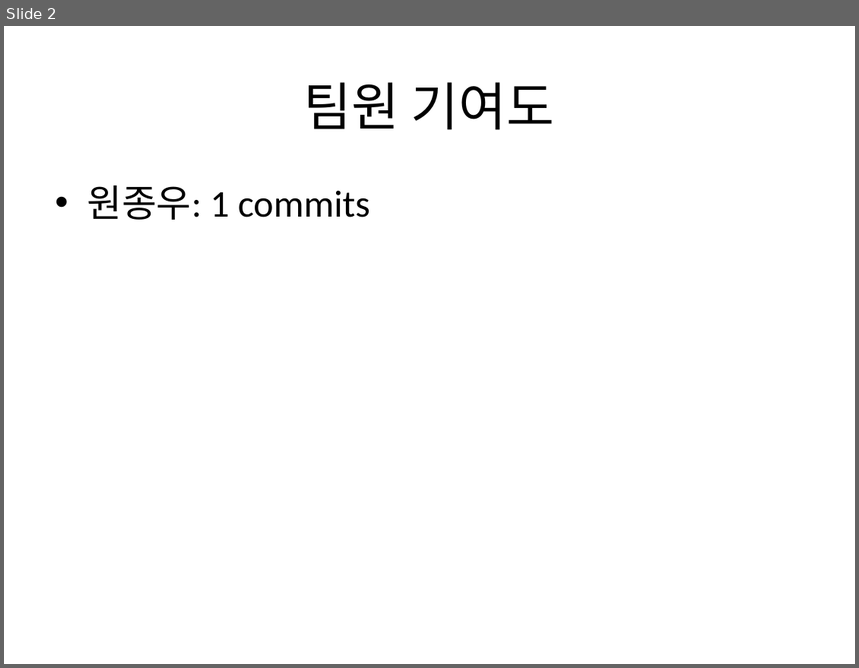
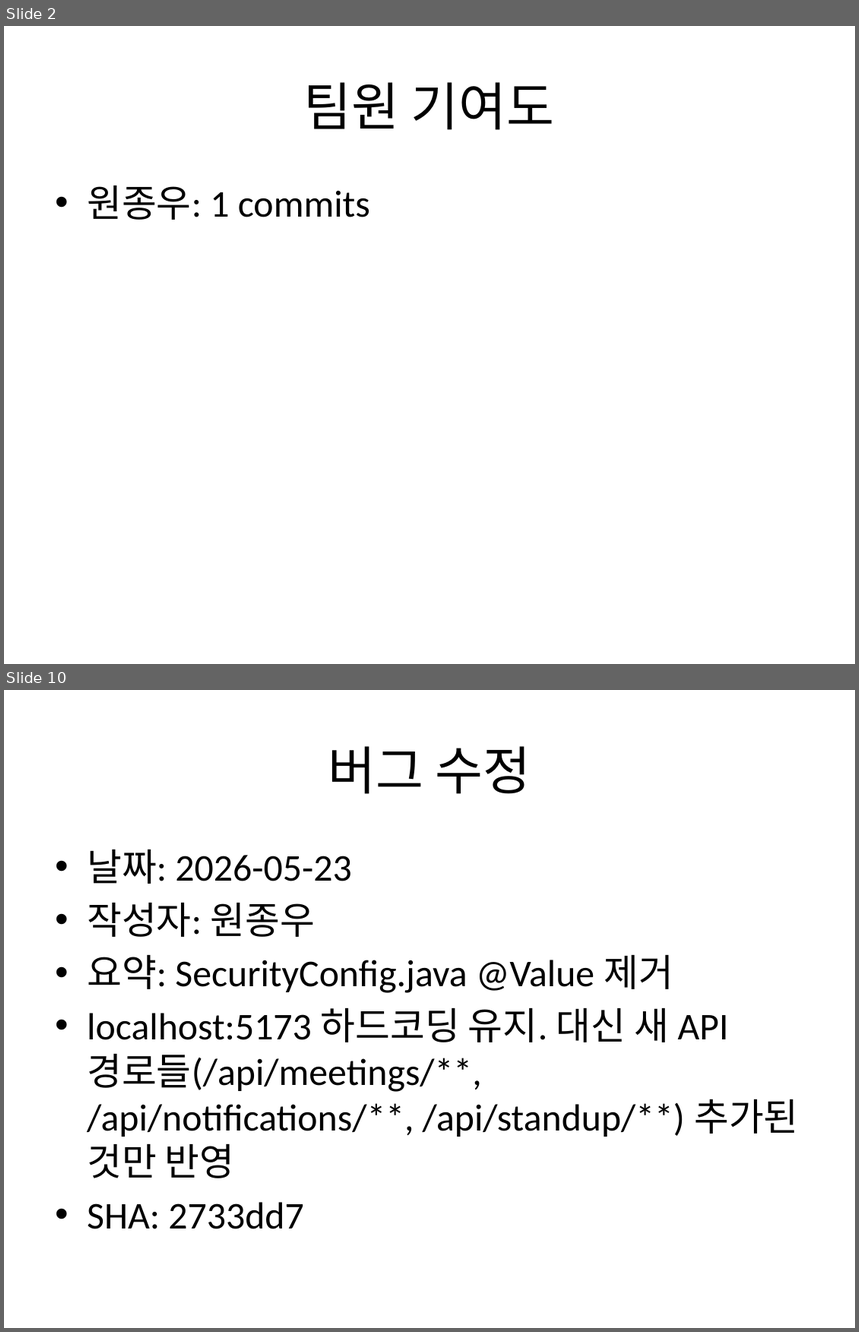
Before and after one commit to Jongwoo0101/worksight-commit-bot, a slide deck: data/commit_report.pptx. Shown one above the other, each under a label of ours: slide 2 before the commit, slides 2 and 10 after it; the slides between them are not shown. The pictures are 859x668 and 859x1332 pixels, drawn with LibreOffice and Linux fonts; fonts in the diff are those of the drawing. Boxes give left, top, right and bottom in pixels: in the first picture for what was removed or moved away, otherwise in the second. Text is boxed around its words. In the diff, an @@ line names an element or a change of style, - is before the commit and + after.

Commit message:
feat: target repo 신규 커밋 1건 반영 - test: just for commit bot test. ignore this commit 22 작성자: 원종우 코드: 5f60a31

```diff
--- a/data/commit_report.pptx
+++ b/data/commit_report.pptx
@@ slide 10 added at (4, 690, 855, 1328), background #FFFFFF @@
@@ title added at (328, 746, 531, 794), 44 pt, text #000000 @@
+버그 수정
@@ text added at (87, 850, 798, 1230), 32 pt, text #000000 @@
+• 날짜: 2026-05-23
+• 작성자: 원종우
+• 요약: SecurityConfig.java @Value 제거
+• localhost:5173 하드코딩 유지. 대신 새 API 경로들(/api/meetings/**, /api/notifications/**, /api/standup/**) 추가된 것만 반영
+• SHA: 2733dd7
```
Also in this commit, not shown: 2 slides changed, 175 other slides added, 4 other files.
